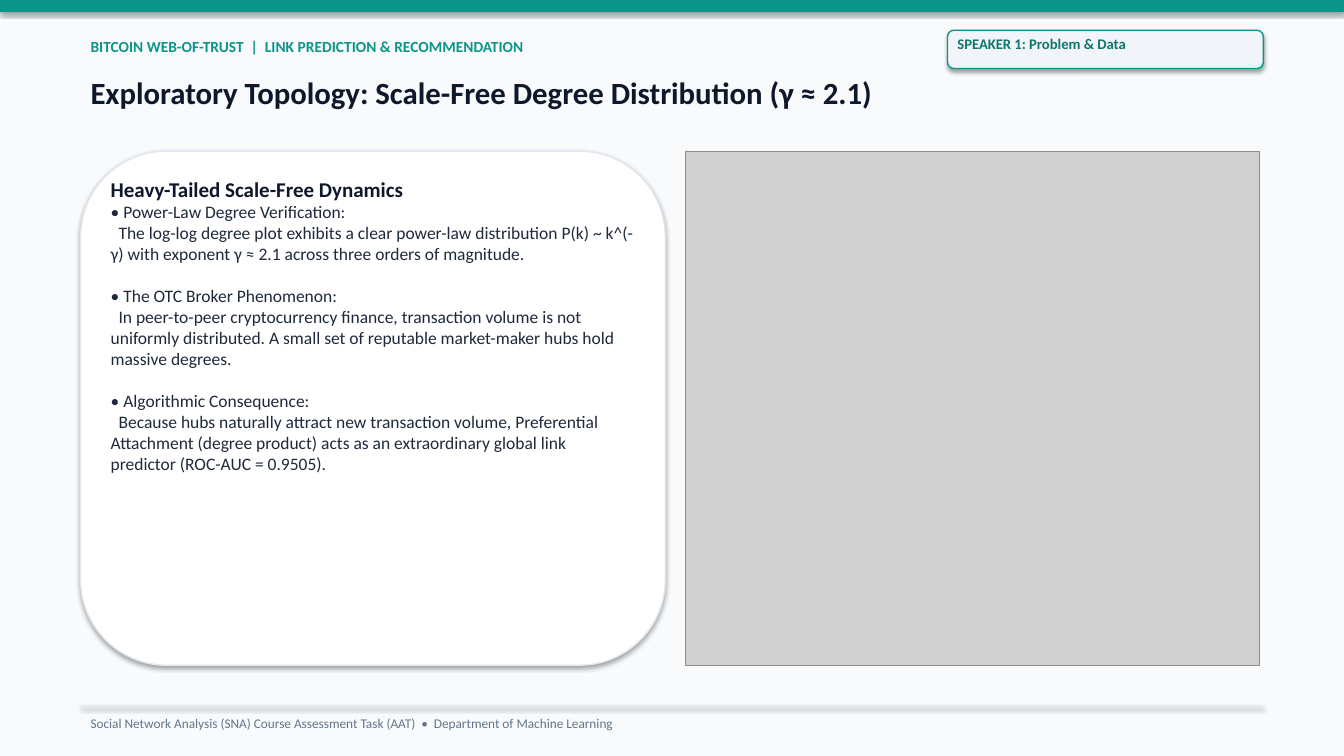
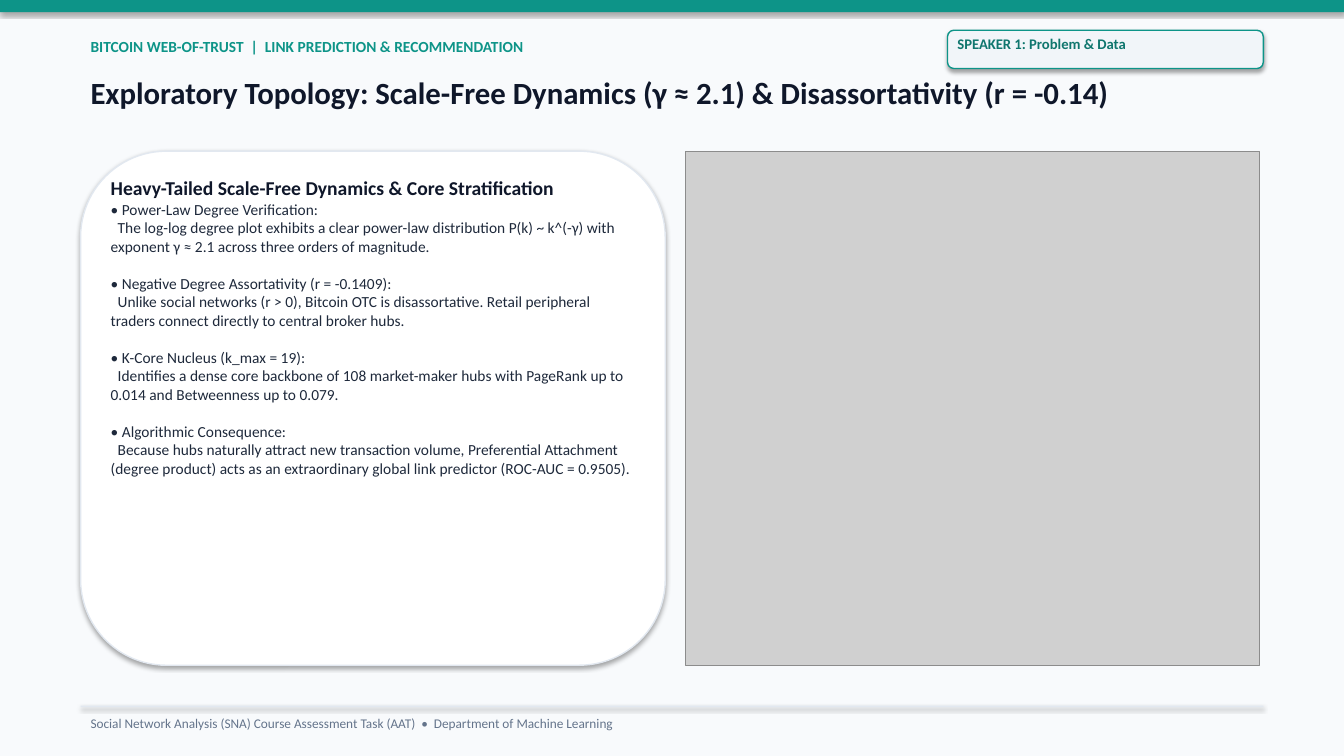
Before and after one commit to Lion4467cat/bitcoin-trust-link-prediction, a slide deck: slide 4 of slides/link_prediction_presentation.pptx. Drawn at 1344x756 pixels with LibreOffice and Linux fonts; fonts in the diff are those of the drawing; grey boxes stand for pictures. Boxes give left, top, right and bottom in pixels: in the first picture for what was removed or moved away, otherwise in the second. Text is boxed around its words. In the diff, an @@ line names an element or a change of style, - is before the commit and + after.

Commit message:
Implement K-Core Shell Decomposition, Multi-Algorithm Consensus Matrix, and Centrality Topography

```diff
--- a/slides/link_prediction_presentation.pptx
+++ b/slides/link_prediction_presentation.pptx
@@ text at (91, 81, 1108, 110): text changed @@
-Exploratory Topology: Scale-Free Degree Distribution (γ ≈ 2.1)
+Exploratory Topology: Scale-Free Dynamics (γ ≈ 2.1) & Disassortativity (r = -0.14)
@@ text at (111, 181, 630, 477): text changed; size 12.5 to 11 pt @@
-Heavy-Tailed Scale-Free Dynamics
-• Power-Law Degree Verification:
-The log-log degree plot exhibits a clear power-law distribution P(k) ~ k^(-γ) with exponent γ ≈ 2.1 across three orders of magnitude.
-• The OTC Broker Phenomenon:
-In peer-to-peer cryptocurrency finance, transaction volume is not uniformly distributed. A small set of reputable market-maker hubs hold massive degrees.
-• Algorithmic Consequence:
-Because hubs naturally attract new transaction volume, Preferential Attachment (degree product) acts as an extraordinary global link predictor (ROC-AUC = 0.9505).
+Heavy-Tailed Scale-Free Dynamics & Core Stratification
+• Power-Law Degree Verification:
+The log-log degree plot exhibits a clear power-law distribution P(k) ~ k^(-γ) with exponent γ ≈ 2.1 across three orders of magnitude.
+• Negative Degree Assortativity (r = -0.1409):
+Unlike social networks (r > 0), Bitcoin OTC is disassortative. Retail peripheral traders connect directly to central broker hubs.
+• K-Core Nucleus (k_max = 19):
+Identifies a dense core backbone of 108 market-maker hubs with PageRank up to 0.014 and Betweenness up to 0.079.
+• Algorithmic Consequence:
+Because hubs naturally attract new transaction volume, Preferential Attachment (degree product) acts as an extraordinary global link predictor (ROC-AUC = 0.9505).
```
Also in this commit, not shown: 1 other slide changed, 21 other files.
